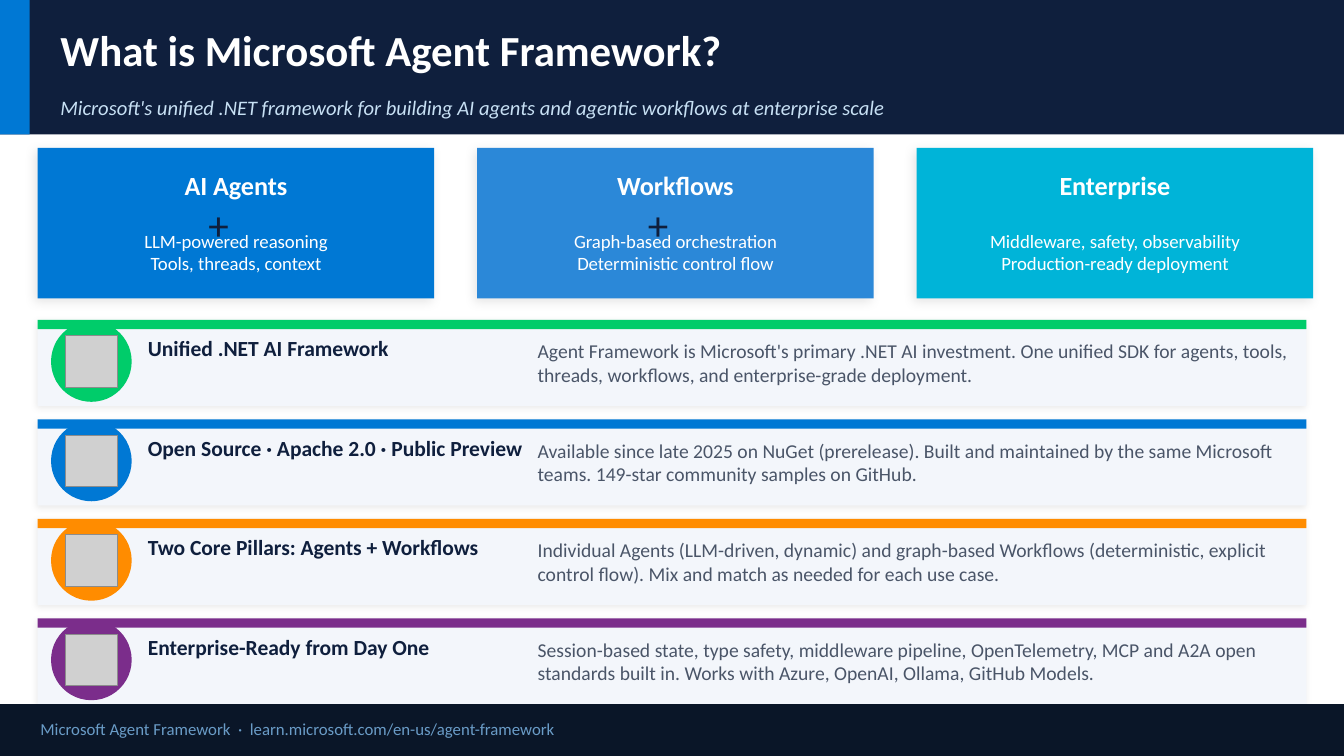
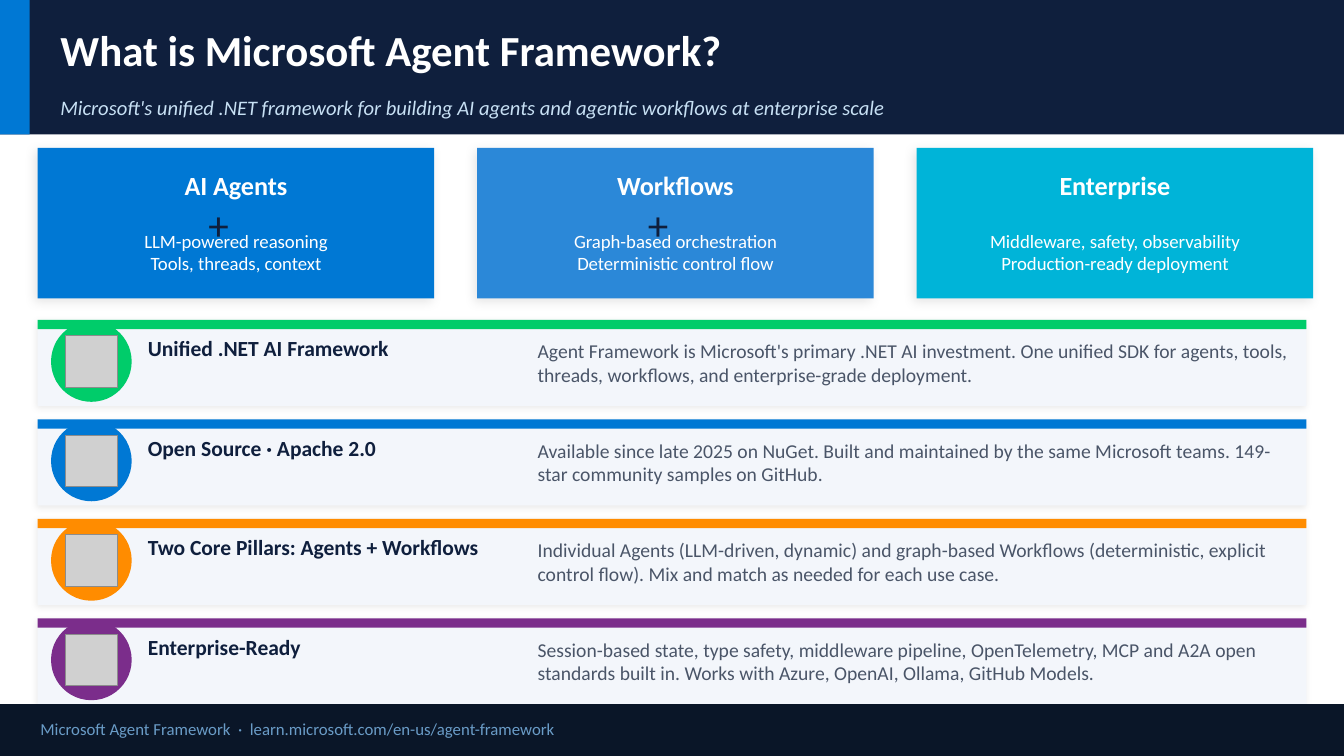
Before and after one commit to satyasyamnn/learning_agent_framework, a slide deck: slide 5 of Microsoft Agent Framework.pptx. Drawn at 1344x756 pixels with LibreOffice and Linux fonts; fonts in the diff are those of the drawing; grey boxes stand for pictures. Boxes give left, top, right and bottom in pixels: in the first picture for what was removed or moved away, otherwise in the second. Text is boxed around its words. In the diff, an @@ line names an element or a change of style, - is before the commit and + after.

```diff
--- a/Microsoft Agent Framework.pptx
+++ b/Microsoft Agent Framework.pptx
@@ text at (x1=148, y1=441, x2=376, y2=460): text changed @@
-Open Source · Apache 2.0 · Public Preview
+Open Source · Apache 2.0
@@ text at (x1=538, y1=444, x2=1270, y2=484): text changed @@
-Available since late 2025 on NuGet (prerelease). Built and maintained by the same Microsoft teams. 149-star community samples on GitHub.
+Available since late 2025 on NuGet. Built and maintained by the same Microsoft teams. 149-star community samples on GitHub.
@@ text at (x1=148, y1=640, x2=301, y2=659): text changed @@
-Enterprise-Ready from Day One
+Enterprise-Ready
```
Also in this commit, not shown: 2 other files.
